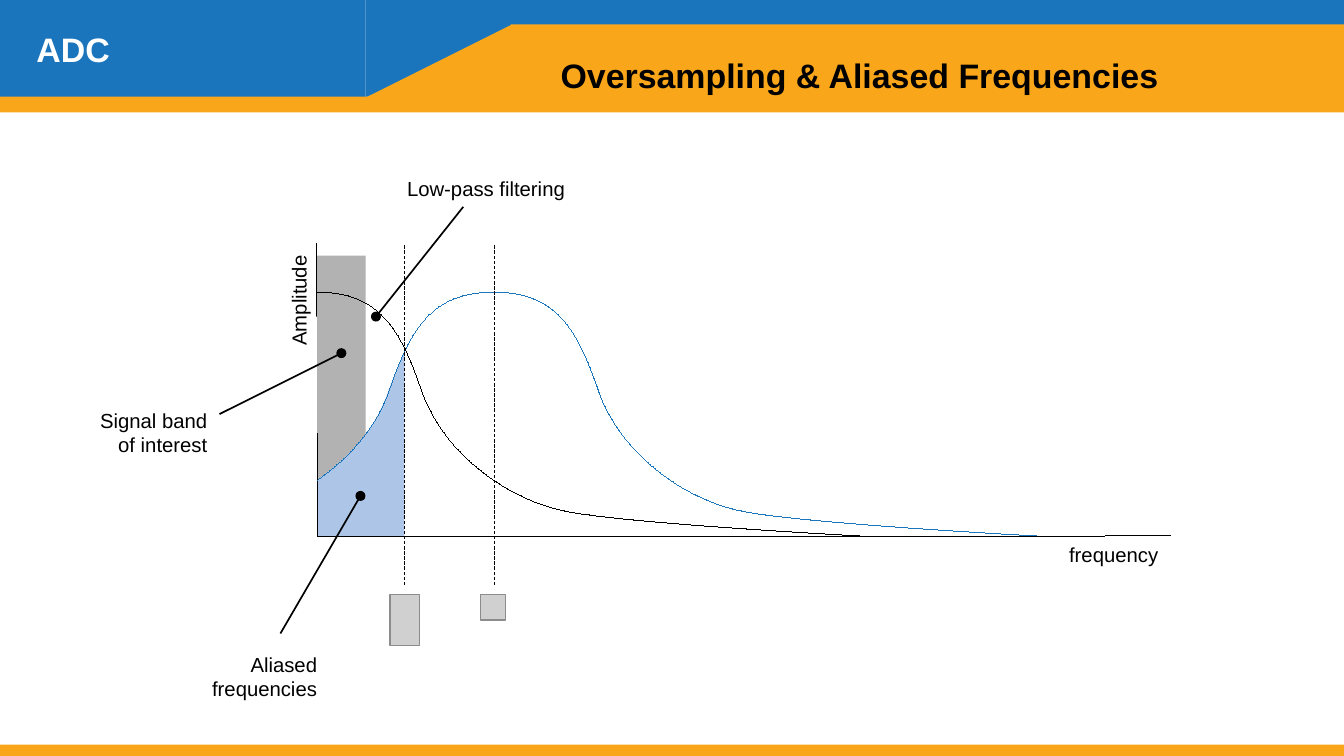
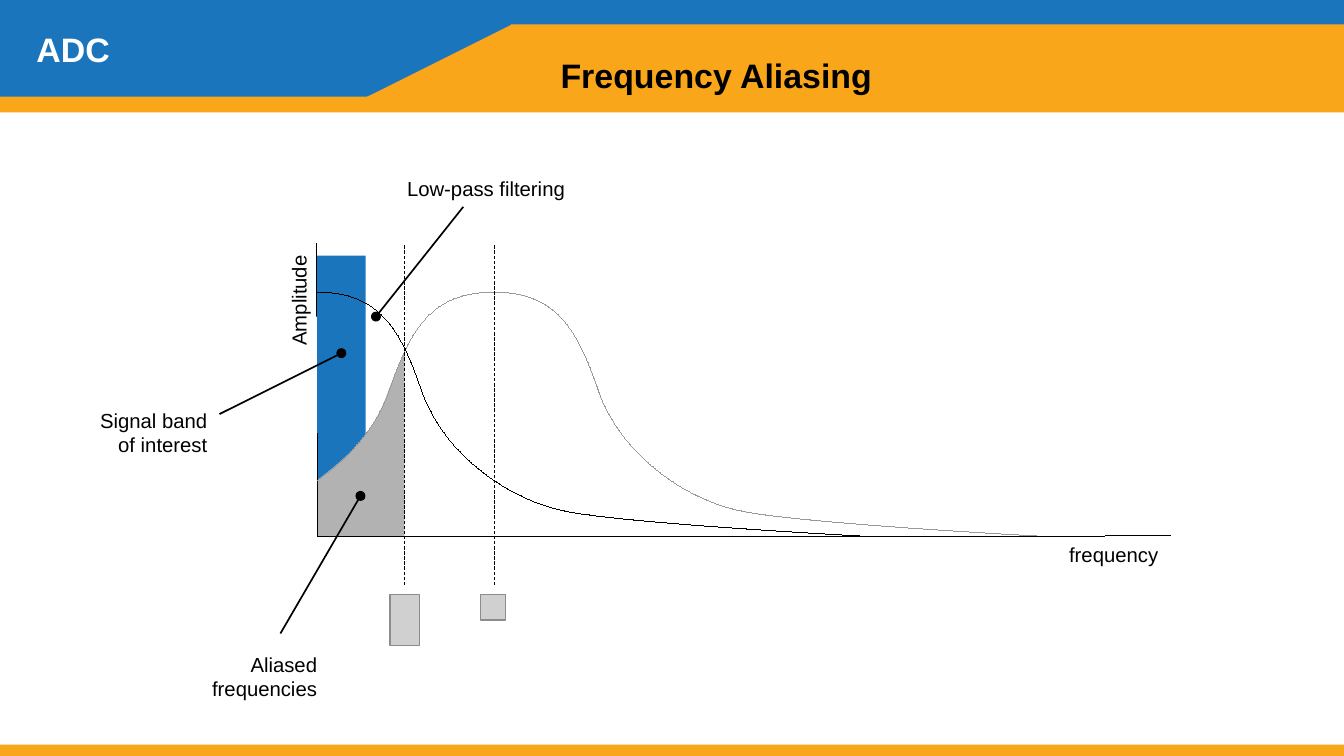
Before and after one commit to g-i-wilson/SEL-presentation, a slide deck: slide 29 of pres.odp. Drawn at 1344x756 pixels with LibreOffice and Linux fonts; fonts in the diff are those of the drawing; grey boxes stand for pictures. Boxes give left, top, right and bottom in pixels: in the first picture for what was removed or moved away, otherwise in the second. Text is boxed around its words. In the diff, an @@ line names an element or a change of style, - is before the commit and + after.

```diff
--- a/pres.odp
+++ b/pres.odp
@@ parallelogram added at (x1=274, y1=0, x2=396, y2=98), fill #1B75BC @@
@@ text at (x1=561, y1=63, x2=872, y2=95): text changed @@
-Oversampling & Aliased Frequencies
+Frequency Aliasing
@@ rectangle at (x1=317, y1=256, x2=366, y2=537): fill #B2B2B2 to #1B75BC @@
@@ freeform shape at (x1=0, y1=293, x2=494, y2=537): outline #1B75BC 0 pt to #999999 0 pt @@
@@ freeform shape at (x1=494, y1=293, x2=1037, y2=537): outline #1B75BC 0 pt to #999999 0 pt @@
@@ freeform shape at (x1=317, y1=352, x2=405, y2=537): fill #ADC5E7 to #B2B2B2 @@
```
Also in this commit, not shown: 30 other slides changed, 9 slides added, 1 slide removed, 4 other files.
